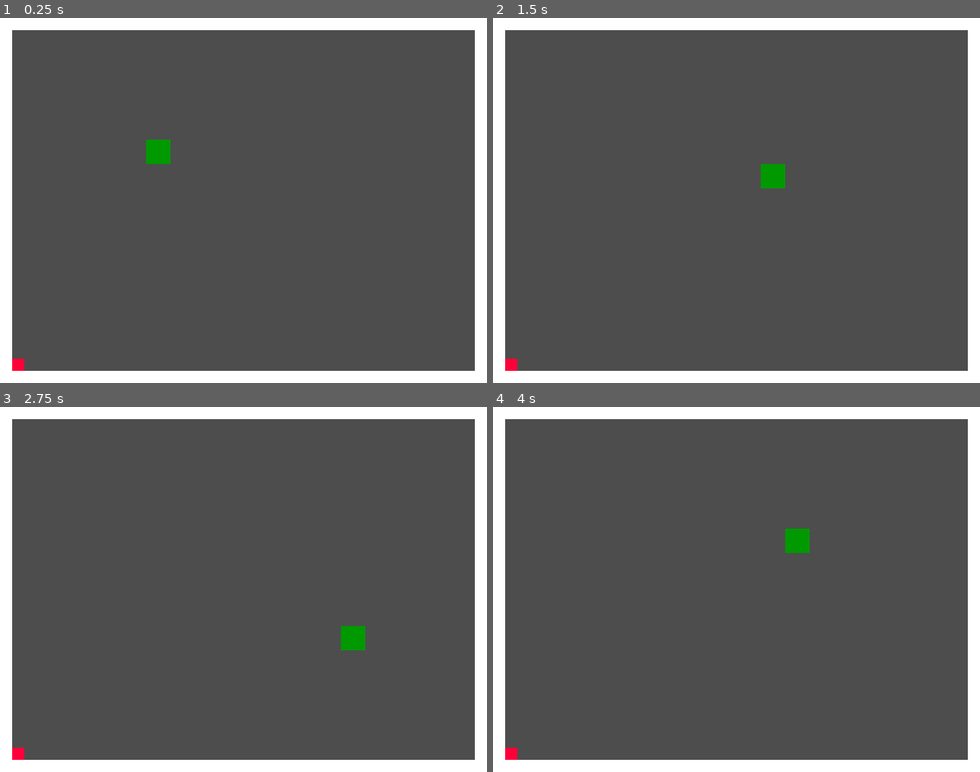
Above: before the commit, frames 1-4 (two rows, left to right).
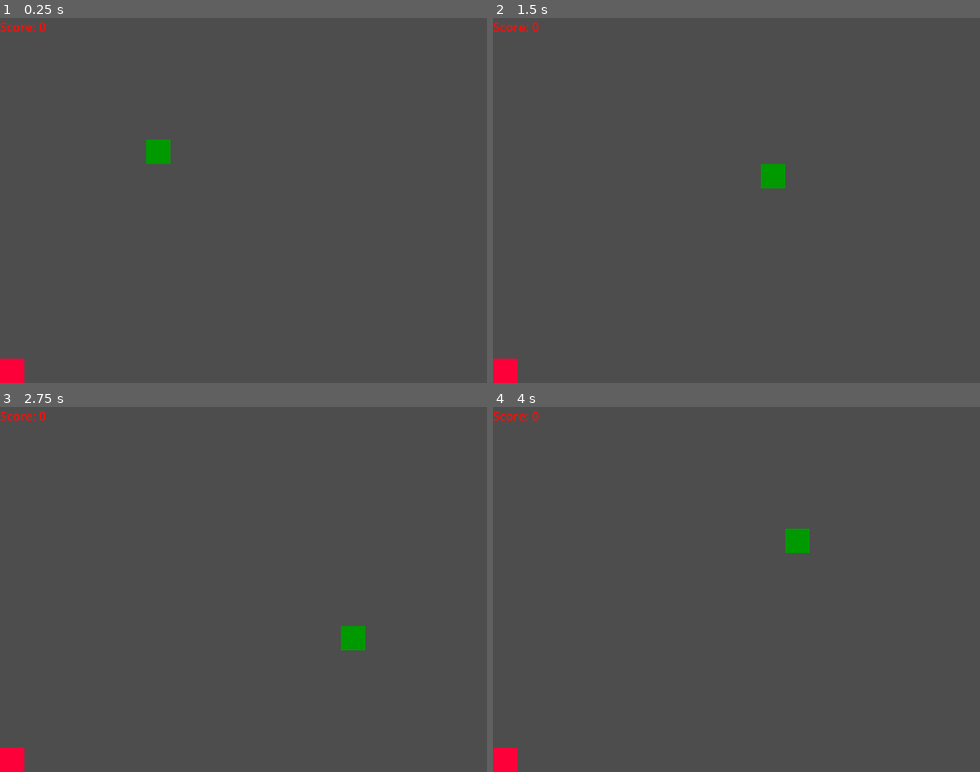
Above: after the commit, the same moments.

Repository: N1-San/snakegame
Game: Godot game, scene res://main.tscn
Same seed, same stepped clock (60 frames per second), same inputs: the game is played once before the commit and once after it.
Inputs:
- Up to frame 1 (0.25 s): no input
- Up to frame 2 (1.5 s): hold Right (move_right) 0.53-1.28 s; hold Down (move_down) from 1.28 s (still down)
- Up to frame 3 (2.75 s): release Down (move_down) at 2.03 s; hold Right (move_right) from 2.03 s (still down)
- Up to frame 4 (4 s): release Right (move_right) at 2.78 s; hold Up (move_up) 2.78-3.53 s; hold Left (move_left) from 3.53 s (still down)

The runs differ from the first frame. In frame 1, 11% of the frame differs, in the area x 0-100%, y 0-100%; in frame 2, 11%; in frame 3, 11%; in frame 4, 11%.

Commit message:
score card added

Diff:
--- a/main.gd
+++ b/main.gd
@@ -2,15 +2,24 @@
 
 @onready var food = $Food
 @onready var snake = $Snake
+@onready var score_label = $ScoreLabel
 
 var grid_size = 32
 var game_area = Vector2(640, 480)  # adjust this if your game is a different size
+var score = 0  # 🆕 Score variable
 
 func _ready():
 	randomize()
 	move_food()
-	create_walls()
+	#create_walls()
+	update_score()  # 🆕 Show initial score
 
+func increase_score():
+	score += 1
+	update_score()
+
+func update_score():
+	score_label.text = "Score: %d" % score
 
 func move_food():
 	var columns = int(game_area.x / grid_size)
@@ -29,32 +38,32 @@
 	food.position = rand_pos
 
 
-func create_walls():
-	var wall_thickness = 16
-
-	var top_wall = ColorRect.new()
-	top_wall.color = Color.WHITE
-	top_wall.size = Vector2(game_area.x, wall_thickness)
-	top_wall.position = Vector2(0, 0)
-	add_child(top_wall)
-
-	var bottom_wall = ColorRect.new()
-	bottom_wall.color = Color.WHITE
-	bottom_wall.size = Vector2(game_area.x, wall_thickness)
-	bottom_wall.position = Vector2(0, game_area.y - wall_thickness)
-	add_child(bottom_wall)
-
-	var left_wall = ColorRect.new()
-	left_wall.color = Color.WHITE
-	left_wall.size = Vector2(wall_thickness, game_area.y)
-	left_wall.position = Vector2(0, 0)
-	add_child(left_wall)
-
-	var right_wall = ColorRect.new()
-	right_wall.color = Color.WHITE
-	right_wall.size = Vector2(wall_thickness, game_area.y)
-	right_wall.position = Vector2(game_area.x - wall_thickness, 0)
-	add_child(right_wall)
+#func create_walls():
+	#var wall_thickness = 16
+#
+	#var top_wall = ColorRect.new()
+	#top_wall.color = Color.WHITE
+	#top_wall.size = Vector2(game_area.x, wall_thickness)
+	#top_wall.position = Vector2(0, 0)
+	#add_child(top_wall)
+#
+	#var bottom_wall = ColorRect.new()
+	#bottom_wall.color = Color.WHITE
+	#bottom_wall.size = Vector2(game_area.x, wall_thickness)
+	#bottom_wall.position = Vector2(0, game_area.y - wall_thickness)
+	#add_child(bottom_wall)
+#
+	#var left_wall = ColorRect.new()
+	#left_wall.color = Color.WHITE
+	#left_wall.size = Vector2(wall_thickness, game_area.y)
+	#left_wall.position = Vector2(0, 0)
+	#add_child(left_wall)
+#
+	#var right_wall = ColorRect.new()
+	#right_wall.color = Color.WHITE
+	#right_wall.size = Vector2(wall_thickness, game_area.y)
+	#right_wall.position = Vector2(game_area.x - wall_thickness, 0)
+	#add_child(right_wall)
 
 
 
--- a/main.tscn
+++ b/main.tscn
@@ -20,4 +20,10 @@
 offset_bottom = 160.0
 color = Color(0.992157, 0, 0.223529, 1)
 
+[node name="ScoreLabel" type="Label" parent="."]
+modulate = Color(1, 0.0509804, 0.027451, 1)
+offset_right = 40.0
+offset_bottom = 23.0
+text = "Score: 0"
+
 [connection signal="timeout" from="MoveTimer" to="Snake" method="_on_move_timer_timeout"]
--- a/snake.gd
+++ b/snake.gd
@@ -19,7 +19,6 @@
 	head.position = round_to_grid(Vector2(160, 160))
 	add_child(head)
 	segments.append(head)
-
 
 func move():
 	var new_head_pos = round_to_grid(segments[0].position + direction * segment_size)
@@ -52,12 +51,11 @@
 	var food_pos = round_to_grid(get_parent().get_node("Food").position)
 	if new_head_pos == food_pos:
 		grow()
+		get_parent().increase_score()  # ✅ Add 1 to score when food is eaten
 		get_parent().move_food()
 	else:
 		remove_child(segments[-1])
 		segments.pop_back()
-
-
 
 func grow():
 	var new_part = ColorRect.new()
@@ -76,7 +74,6 @@
 		print("☠️ Game Over!")
 	get_tree().paused = true
 
-
 func _process(_delta):
 	if Input.is_action_just_pressed("move_up") and direction != Vector2.DOWN:
 		direction = Vector2.UP
